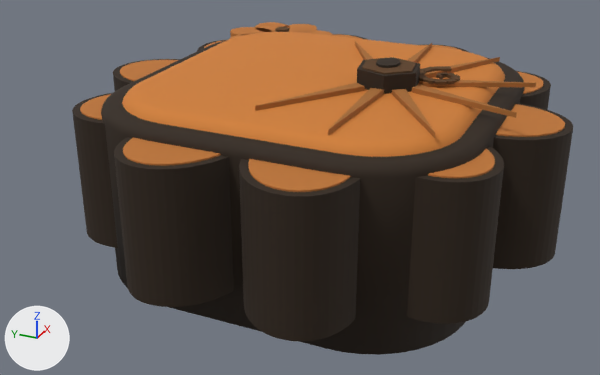
Before and after pictures for a commit that changed the FBX model assets/skins/roblox/corpo/individual/body_abobora.fbx.
Before and after are seen from a 50 mm camera at (-8.04, -3.35, 3.64) aimed at (-0.25, 0.15, -0.26). The axes (+X, +Y, +Z) are drawn at lower left. The lights are the same throughout. The picture after the commit comes second. Where no turn or scale is listed for an object, it has been applied to the vertices.

Objects in the first picture: 'body_abobora_corpo', 'body_abobora_mao'.
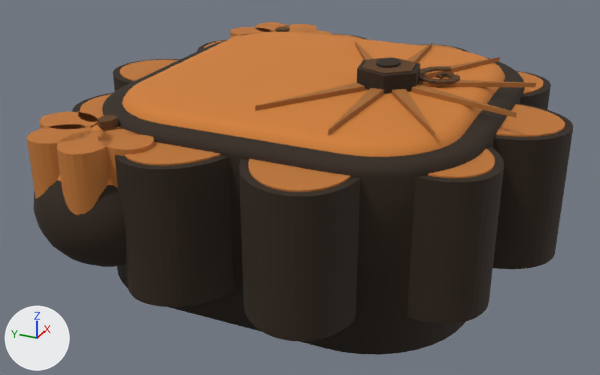
Pixel boxes (x1, y1, x2, y2) of what changed, in the pictures (600 x 375 px):
```json
{"object": "body_abobora_mao_esq", "change": "added", "after": [27, 103, 154, 267], "on screen": "brown"}
```

The change, as JSON lines over the scene's bpy script:
```json
{"op": "add", "block": "me_body_abobora_mao_esq_002", "code": ["me_body_abobora_mao_esq_002 = bpy.data.meshes.new('body_abobora_mao_esq.002')", "me_body_abobora_mao_esq_002.from_pydata(...)  # 770 vertices, 1500 faces; spans x -0.75..0.75, y -0.75..0.75, z -0.77..0.74", "me_body_abobora_mao_esq_002.materials.append(mat_corpo_palette)  # picture img_corpo_palette_png"]}
{"op": "add", "block": "ob_body_abobora_mao_esq", "code": ["ob_body_abobora_mao_esq = bpy.data.objects.new('body_abobora_mao_esq', me_body_abobora_mao_esq_002)", "ob_body_abobora_mao_esq.location = (-1.95, 1.45, 0.2)"]}
```
